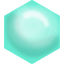
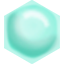
Comparing the layer stacks of the two (64, 64) images. Changes:
painted on "Layer 1" over 4, 0, 60, 64
